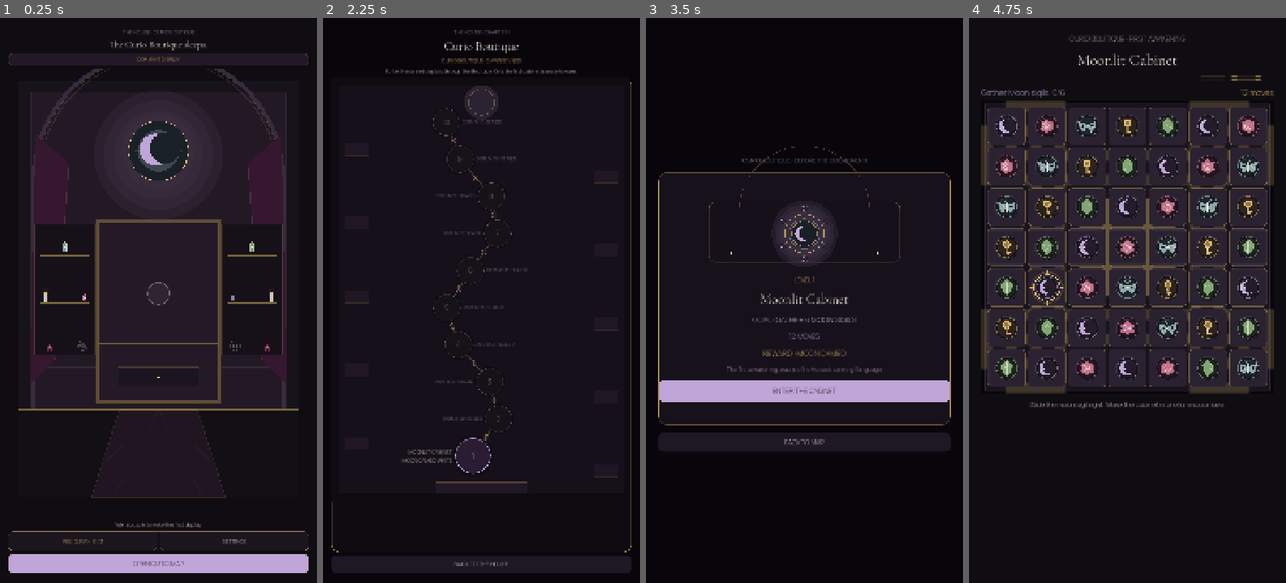
Above: before the commit, frames 1-4 (left to right).
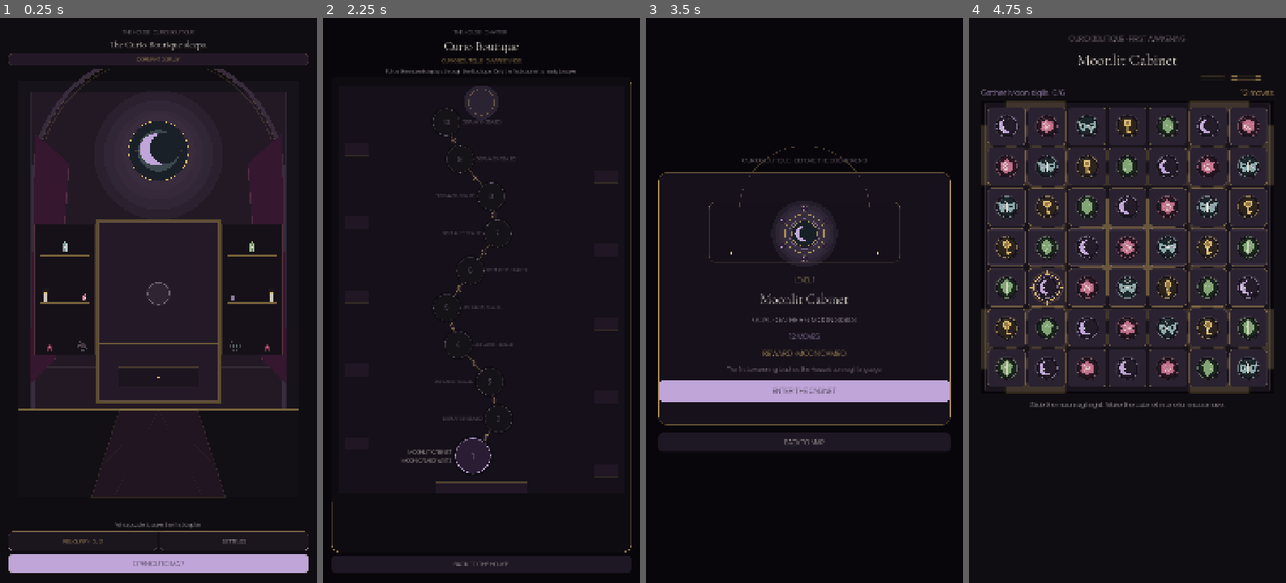
Above: after the commit, the same moments.

Repository: Jay-prodesign/akilta-match3
Game: Godot game, scene res://src/app/app_bootstrap.tscn
The game is run twice, just before and just after one commit, with the same random seed, the same clock (stepped at 60 frames per second) and the same inputs.
Inputs (mouse positions are in pixels of both pictures, inside the frame that each line leads up to):
- Up to frame 1 (0.25 s): no input
- Up to frame 2 (2.25 s): click "RELIQUARY · 0 / 3" at 0.5 s; click "BACK TO THE HOUSE" at 1.25 s; click "OPEN CURIO MAP" at 2 s
- Up to frame 3 (3.5 s): click "1" at 2.75 s
- Up to frame 4 (4.75 s): click "ENTER THE CABINET" at 3.5 s; tap Enter at 4.25 s; move the mouse to (1127, 249) at 4.27 s; click (1127, 249) at 4.42 s

The runs differ from the first frame. In frame 1, less than 0.1% of the frame differs, in the area x 22-78%, y 2-94%; in frame 2, 0.2%, in the area x 21-78%, y 2-97%; in frame 3, less than 0.1%; in frame 4, less than 0.1%.

Commit message:
fix: load OFL typography without import-cache dependency

Diff:
--- a/src/app/app_bootstrap.gd
+++ b/src/app/app_bootstrap.gd
@@ -30,6 +30,7 @@
 @onready var screen_host: Node = $ScreenHost
 
 func _ready() -> void:
+	screen_host.theme = Typography.create_ui_theme()
 	var path: String = save_path_override if save_path_override != "" else SaveStoreScript.DEFAULT_PATH
 	_store = SaveStoreScript.new(path)
 	progress = ProgressScript.from_dict(_store.load_or_default())
--- a/src/app/app_bootstrap.tscn
+++ b/src/app/app_bootstrap.tscn
@@ -1,14 +1,12 @@
-[gd_scene load_steps=3 format=3]
+[gd_scene load_steps=2 format=3]
 
 [ext_resource type="Script" path="res://src/app/app_bootstrap.gd" id="1_bootstrap"]
-[ext_resource type="Theme" path="res://src/ui/theme/curio_house_theme.tres" id="2_theme"]
 
 [node name="AppBootstrap" type="Node"]
 script = ExtResource("1_bootstrap")
 
 [node name="ScreenHost" type="Control" parent="."]
 layout_mode = 3
-theme = ExtResource("2_theme")
 anchors_preset = 15
 anchor_right = 1.0
 anchor_bottom = 1.0
--- a/src/ui/theme/curio_house_theme.tres
+++ b/src/ui/theme/curio_house_theme.tres
@@ -1,7 +1,3 @@
-[gd_resource type="Theme" load_steps=2 format=3]
-
-[ext_resource type="FontFile" path="res://assets/fonts/Manrope-Variable.ttf" id="1_manrope"]
+[gd_resource type="Theme" format=3]
 
 [resource]
-default_font = ExtResource("1_manrope")
-default_font_size = 18
--- a/src/ui/theme/typography.gd
+++ b/src/ui/theme/typography.gd
@@ -2,9 +2,19 @@
 extends RefCounted
 
 const DISPLAY_FONT_PATH := "res://assets/fonts/CormorantGaramond-Variable.ttf"
+const UI_FONT_PATH := "res://assets/fonts/Manrope-Variable.ttf"
 const DISPLAY_NODE_NAMES := ["Title", "Headline"]
 
-static var _display_font: Font
+static var _display_font: FontFile
+static var _ui_font: FontFile
+
+static func create_ui_theme() -> Theme:
+	var theme := Theme.new()
+	var font := _get_ui_font()
+	if font != null:
+		theme.default_font = font
+		theme.default_font_size = 18
+	return theme
 
 static func apply(root: Node) -> void:
 	if root == null:
@@ -18,18 +28,32 @@
 	return {
 		"display_font_path": DISPLAY_FONT_PATH,
 		"display_font_loaded": _get_display_font() != null,
+		"ui_font_path": UI_FONT_PATH,
+		"ui_font_loaded": _get_ui_font() != null,
 		"display_nodes": DISPLAY_NODE_NAMES.duplicate(),
-		"ui_font_path": "res://assets/fonts/Manrope-Variable.ttf",
 		"license": "SIL Open Font License 1.1",
+		"load_mode": "direct_dynamic_font_source",
 	}
 
-static func _get_display_font() -> Font:
+static func _get_display_font() -> FontFile:
 	if _display_font != null:
 		return _display_font
-	if not ResourceLoader.exists(DISPLAY_FONT_PATH):
+	_display_font = _load_font_file(DISPLAY_FONT_PATH)
+	return _display_font
+
+static func _get_ui_font() -> FontFile:
+	if _ui_font != null:
+		return _ui_font
+	_ui_font = _load_font_file(UI_FONT_PATH)
+	return _ui_font
+
+static func _load_font_file(path: String) -> FontFile:
+	if not FileAccess.file_exists(path):
 		return null
-	_display_font = load(DISPLAY_FONT_PATH) as Font
-	return _display_font
+	var font := FontFile.new()
+	if font.load_dynamic_font(path) != OK:
+		return null
+	return font
 
 static func _apply_recursive(node: Node, font: Font) -> void:
 	if node is Label and DISPLAY_NODE_NAMES.has(String(node.name)):
--- a/tests/unit/test_typography.gd
+++ b/tests/unit/test_typography.gd
@@ -1,7 +1,6 @@
 extends SceneTree
 
 const Typography = preload("res://src/ui/theme/typography.gd")
-const ThemeResource = preload("res://src/ui/theme/curio_house_theme.tres")
 
 var failures: Array[String] = []
 
@@ -13,10 +12,13 @@
 	_expect(FileAccess.file_exists("res://assets/fonts/Manrope-Variable.ttf"), "Manrope must be vendored")
 	_expect(FileAccess.file_exists("res://assets/licenses/CormorantGaramond-OFL.txt"), "Cormorant OFL notice must exist")
 	_expect(FileAccess.file_exists("res://assets/licenses/Manrope-OFL.txt"), "Manrope OFL notice must exist")
-	_expect(ThemeResource != null and ThemeResource.default_font != null, "global Curio theme must load Manrope")
 	var contract: Dictionary = Typography.contract()
-	_expect(bool(contract.get("display_font_loaded", false)), "Cormorant display font must load")
+	_expect(bool(contract.get("display_font_loaded", false)), "Cormorant source TTF must load directly")
+	_expect(bool(contract.get("ui_font_loaded", false)), "Manrope source TTF must load directly")
+	_expect(String(contract.get("load_mode", "")) == "direct_dynamic_font_source", "font loading must not depend on editor import cache")
 	_expect(String(contract.get("license", "")).contains("Open Font License"), "typography contract must retain OFL provenance")
+	var theme := Typography.create_ui_theme()
+	_expect(theme != null and theme.default_font != null, "runtime UI theme must own Manrope")
 	var root := Control.new()
 	var title := Label.new()
 	title.name = "Title"
@@ -25,8 +27,8 @@
 	body.name = "Detail"
 	root.add_child(body)
 	Typography.apply(root)
-	_expect(title.has_theme_font_override("font"), "Title nodes must receive display font")
-	_expect(not body.has_theme_font_override("font"), "functional body text must inherit the global UI font")
+	_expect(title.has_theme_font_override("font"), "Title nodes must receive Cormorant")
+	_expect(not body.has_theme_font_override("font"), "functional body text must inherit Manrope")
 	root.free()
 	if failures.is_empty():
 		print("TEST_PASS: OFL Curio House typography")
Not shown, added: docs/engineering/curio-house-typography-runtime.md
